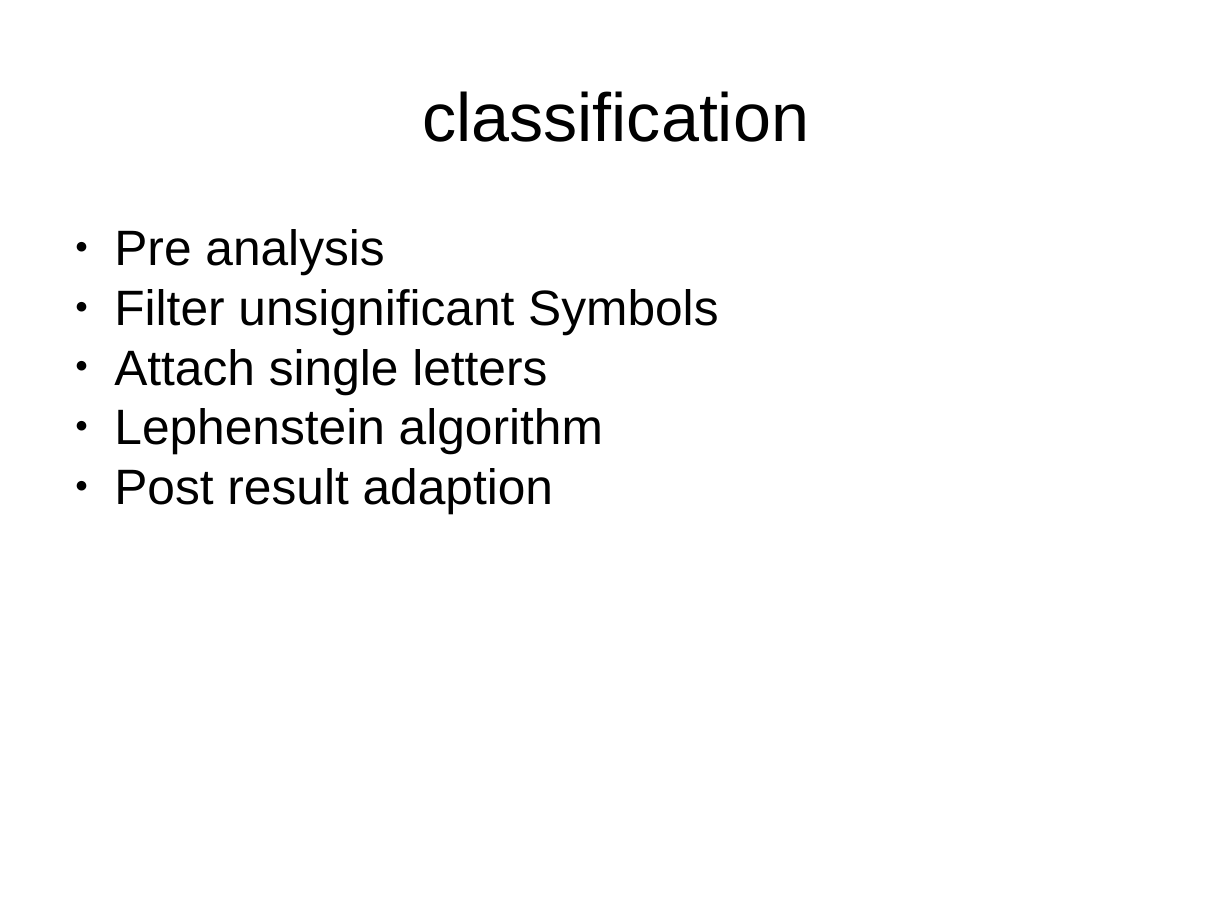
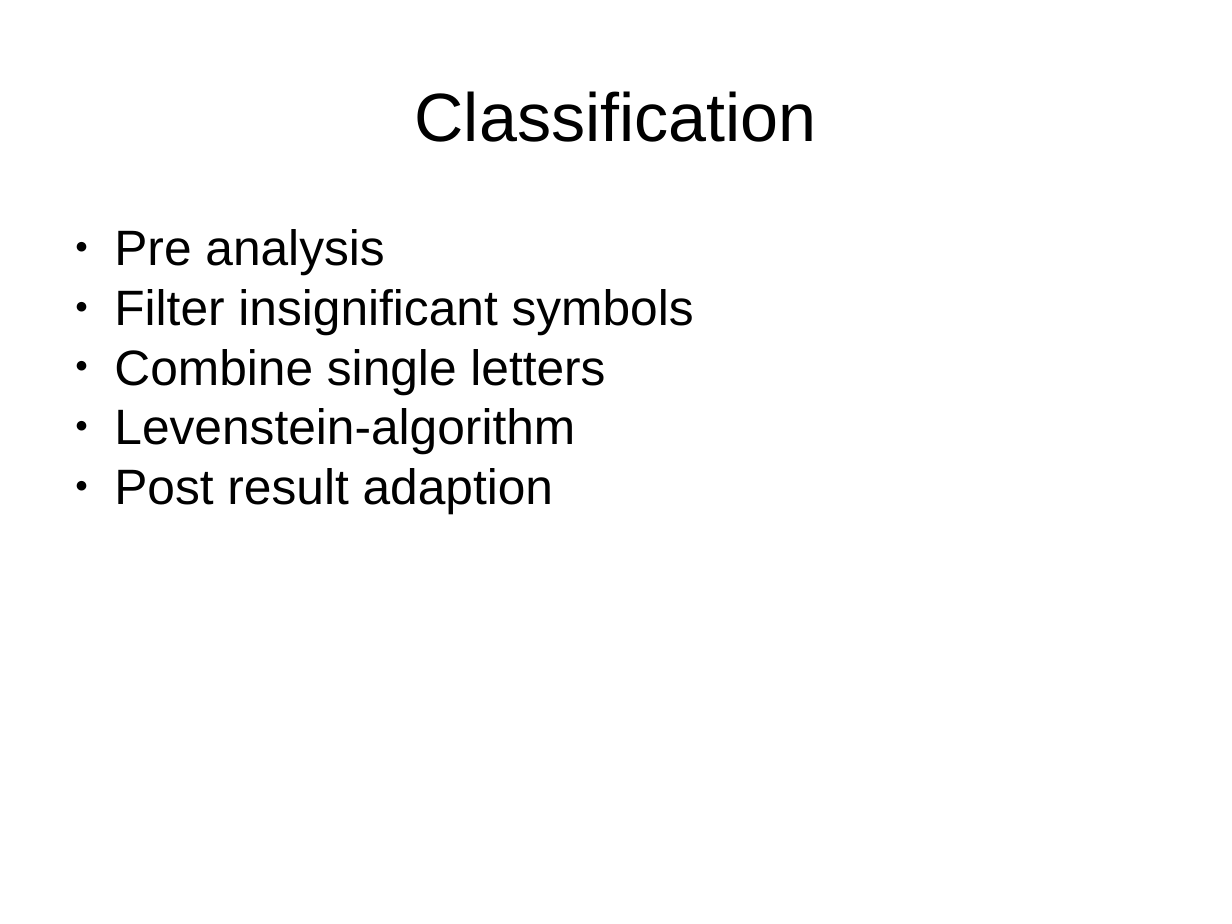
Before and after one commit to ThomasRoehl/ShopAdmin, a slide deck: slide 2 of Dokumentation/thomas_praes.pptx (slide 1 before the commit). Drawn at 1232x924 pixels with LibreOffice and Linux fonts; fonts in the diff are those of the drawing. Boxes give left, top, right and bottom in pixels: in the first picture for what was removed or moved away, otherwise in the second. Text is boxed around its words. In the diff, an @@ line names an element or a change of style, - is before the commit and + after.

```diff
--- a/Dokumentation/thomas_praes.pptx
+++ b/Dokumentation/thomas_praes.pptx
@@ text at [415,91,817,142]: text changed @@
-classification
+Classification
@@ text at [114,289,694,454]: text changed @@
-● Filter unsignificant Symbols
-● Attach single letters
-● Lephenstein algorithm
+● Filter insignificant symbols
+● Combine single letters
+● Levenstein-algorithm
```
Also in this commit, not shown: 2 other slides changed.
